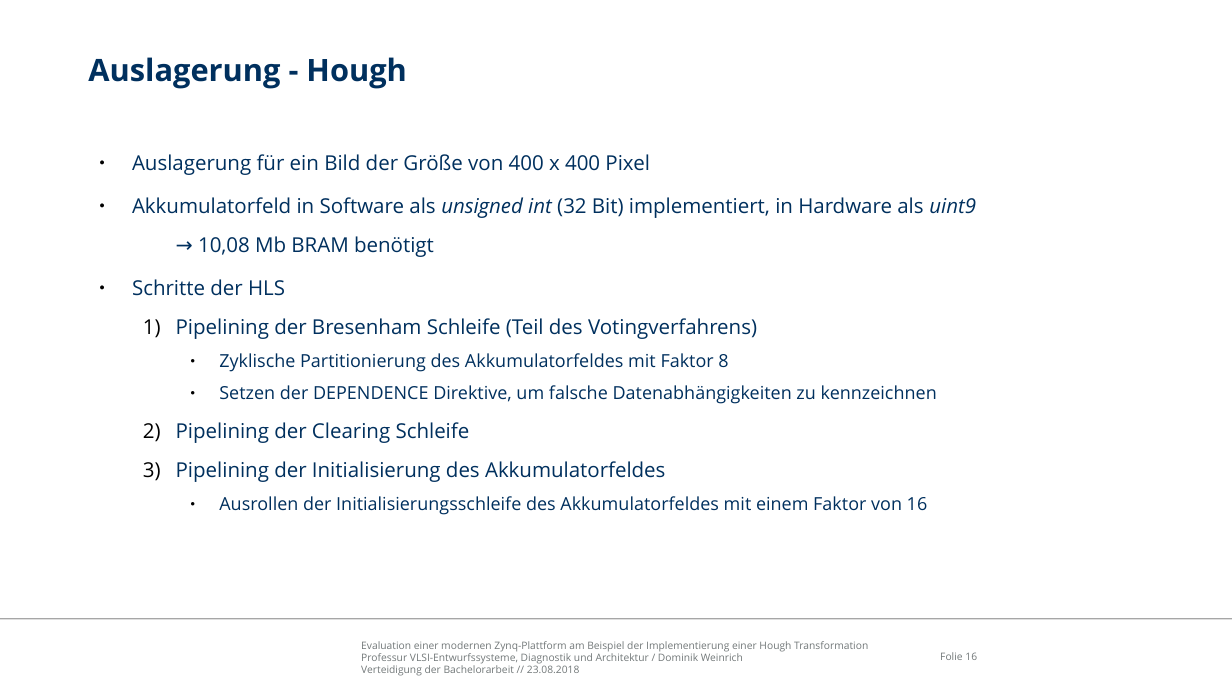
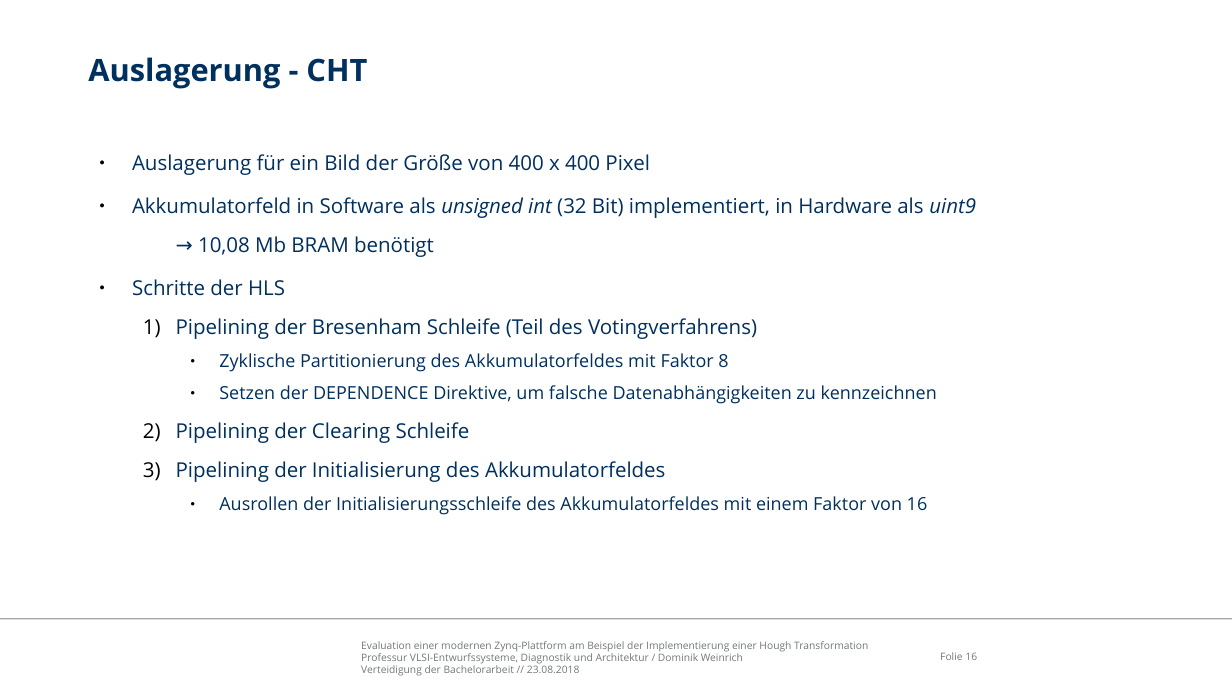
Before and after one commit to freeDom-/hough, a slide deck: slide 16 of Verteidigung/Verteidigung.odp. Drawn at 1232x693 pixels with LibreOffice and Linux fonts; fonts in the diff are those of the drawing; background and template pictures are left out. Boxes give left, top, right and bottom in pixels: in the first picture for what was removed or moved away, otherwise in the second. Text is boxed around its words. In the diff, an @@ line names an element or a change of style, - is before the commit and + after.

```diff
--- a/Verteidigung/Verteidigung.odp
+++ b/Verteidigung/Verteidigung.odp
@@ title at [88,57,367,89]: text changed @@
-Auslagerung - Hough
+Auslagerung - CHT
```
Also in this commit, not shown: 4 other slides changed, 1 other file.
